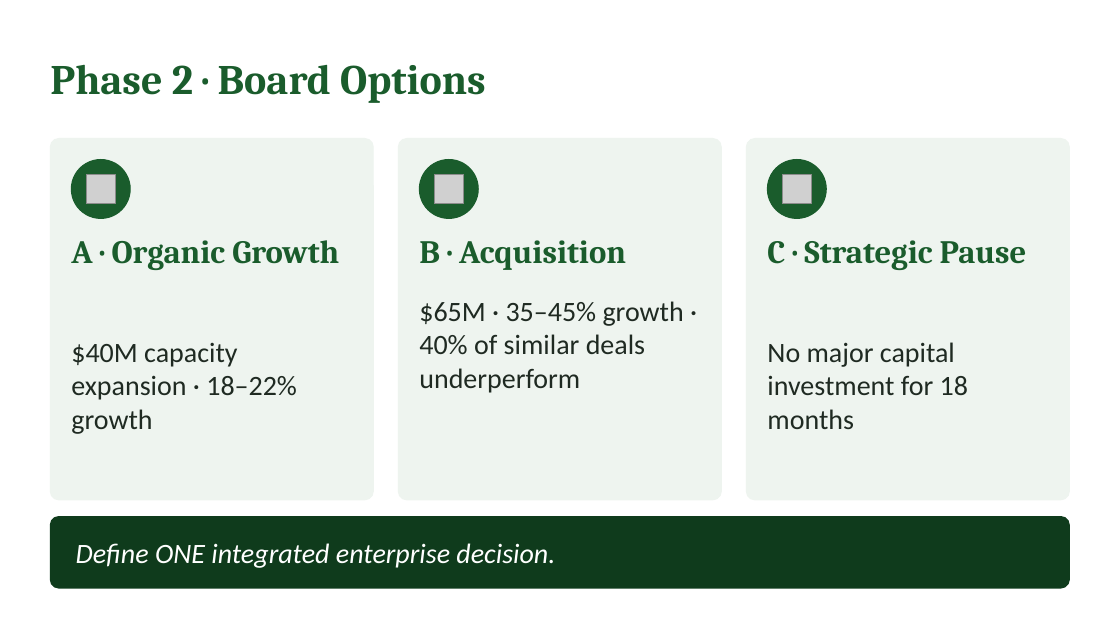
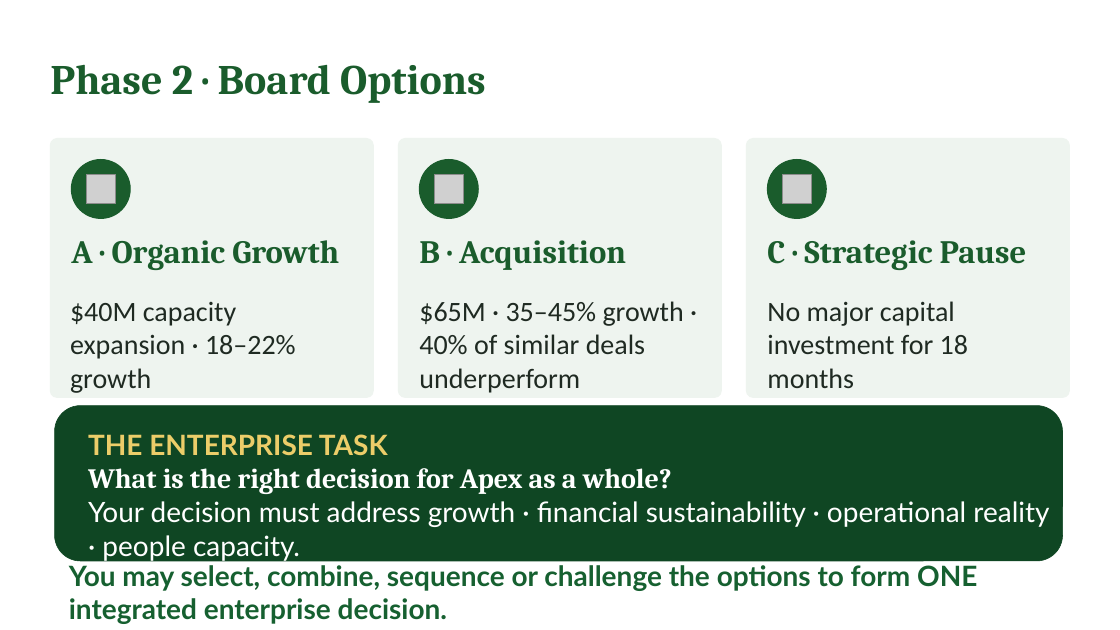
Before and after one commit to IBSL26/ibsl-platform, a slide deck: slide 36 of Unit decks/Unit 01 - Behavioural Strategy Fundamentals.pptx (slide 35 before the commit). Drawn at 1120x630 pixels with LibreOffice and Linux fonts; fonts in the diff are those of the drawing; grey boxes stand for pictures. Boxes give left, top, right and bottom in pixels: in the first picture for what was removed or moved away, otherwise in the second. Text is boxed around its words. In the diff, an @@ line names an element or a change of style, - is before the commit and + after.

Commit message:
Unit 1: participant text reframed, deck final

```diff
--- a/Unit decks/Unit 01 - Behavioural Strategy Fundamentals.pptx
+++ b/Unit decks/Unit 01 - Behavioural Strategy Fundamentals.pptx
@@ rounded rectangle: place and size @@
-rounded rectangle at (50,139,373,500)
+rounded rectangle at (50,139,373,397)
@@ rounded rectangle: place and size @@
-rounded rectangle at (398,139,721,500)
+rounded rectangle at (398,139,721,397)
@@ rounded rectangle: place and size @@
-rounded rectangle at (747,139,1070,500)
+rounded rectangle at (747,139,1070,397)
@@ text "$40M capacity expansion · 18–22% ...": place and size @@
-text "$40M capacity expansion · 18–22% ..." at (71,343,297,434)
+text "$40M capacity expansion · 18–22% ..." at (70,302,296,393)
@@ text "No major capital investment for ...": place and size @@
-text "No major capital investment for ..." at (767,342,968,429)
+text "No major capital investment for ..." at (767,301,968,388)
@@ rounded rectangle: place and size @@
-rounded rectangle at (50,517,1070,588)
+rounded rectangle at (55,406,1063,561)
@@ rounded rectangle at (55,406,1063,561): fill #0F3B1C to #0F4623; outline #0F3B1C 1 pt to #0F4623 0.5 pt; proportions changed @@
@@ text added at (88,434,1049,561), 24 pt, text #FFFFFF @@
+THE ENTERPRISE TASK
+What is the right decision for Apex as a whole?
+Your decision must address growth · financial sustainability · operational reality · people capacity.
@@ text "You may select, combine, sequence ..." at (69,565,977,624): vertical alignment middle to top @@
@@ text at (69,565,977,624): text changed; font Calibri to Lato; text colour #FFFFFF to #166030; bold on; italic off @@
-Define ONE integrated enterprise decision.
+You may select, combine, sequence or challenge the options to form ONE integrated enterprise decision.
```
Also in this commit, not shown: 25 other slides changed, 9 slides added, 11 slides removed, 3 other files.
